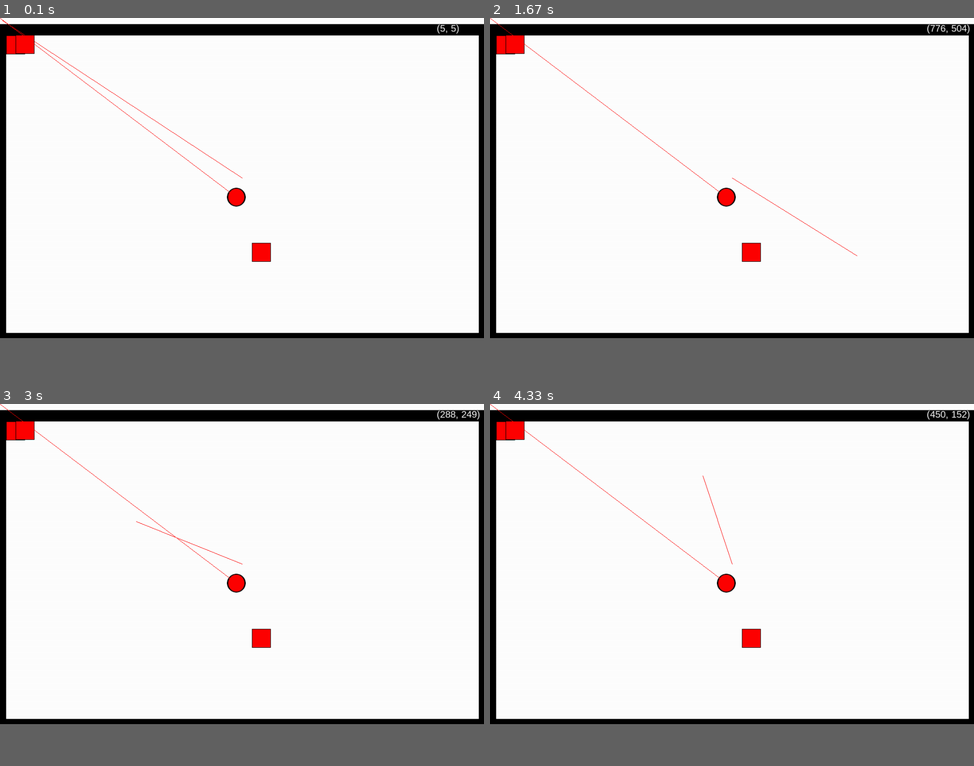
Above: before the commit, frames 1-4 (two rows, left to right).
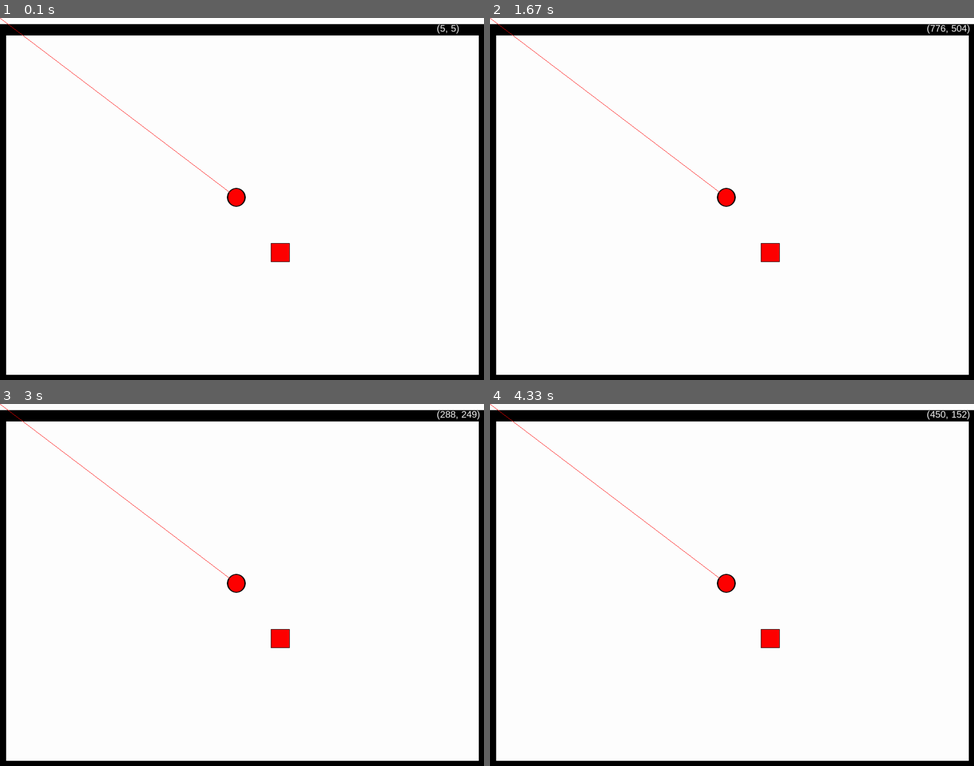
Above: after the commit, the same moments.

Repository: jonalfarlinga/lazars
Game: pygame game, started from lazars_main.py
Same seed, same stepped clock (60 frames per second), same inputs: the game is played once before the commit and once after it.
Inputs (mouse positions are in pixels of both pictures, inside the frame that each line leads up to):
- Up to frame 1 (0.1 s): no input
- Up to frame 2 (1.67 s): press the mouse at (615, 202) at 0.37 s; move the mouse to (698, 238) at 0.47 s; release the mouse at (780, 278) at 0.6 s; press the mouse at (615, 202) at 0.7 s; move the mouse to (702, 217) at 0.8 s; release the mouse at (790, 231) at 0.93 s; press the mouse at (615, 202) at 1.03 s; move the mouse to (664, 246) at 1.13 s; release the mouse at (707, 293) at 1.27 s; press the mouse at (615, 202) at 1.37 s; move the mouse to (736, 227) at 1.47 s; release the mouse at (857, 256) at 1.6 s
- Up to frame 3 (3 s): press the mouse at (125, 588) at 1.7 s; move the mouse to (266, 635) at 1.8 s; release the mouse at (411, 679) at 1.93 s; press the mouse at (125, 588) at 2.03 s; move the mouse to (232, 556) at 2.13 s; release the mouse at (343, 519) at 2.27 s; press the mouse at (125, 588) at 2.37 s; move the mouse to (237, 541) at 2.47 s; release the mouse at (353, 494) at 2.6 s; press the mouse at (125, 588) at 2.7 s; move the mouse to (130, 556) at 2.8 s; release the mouse at (135, 519) at 2.93 s
- Up to frame 4 (4.33 s): press the mouse at (615, 588) at 3.03 s; move the mouse to (601, 653) at 3.13 s; release the mouse at (581, 718) at 3.27 s; press the mouse at (615, 588) at 3.37 s; move the mouse to (625, 599) at 3.47 s; release the mouse at (635, 613) at 3.6 s; press the mouse at (615, 588) at 3.7 s; move the mouse to (746, 628) at 3.8 s; release the mouse at (882, 671) at 3.93 s; press the mouse at (615, 588) at 4.03 s; move the mouse to (659, 530) at 4.13 s; release the mouse at (702, 476) at 4.27 s
The window is 900x596 before the commit and 900x674 after it. Grey fills any space a smaller window leaves; there, only what the larger window draws over its background counts as a difference.

The runs differ from the first frame. In frame 1, 4.2% of the frame differs, in the area x 0-100%, y 0-100%; in frame 2, 4.1%; in frame 3, 4.1%; in frame 4, 4.1%.

Commit message:
Revert "finds first bounce"
This reverts commit 46549a47b575426482d3e9178d7120bb80aecd19.

Diff:
--- a/constants.py
+++ b/constants.py
@@ -1,6 +1,7 @@
 # initialize assets
 SCREEN_WIDTH = 1024
-SCREEN_HEIGHT = 679
+SCREEN_HEIGHT = 767
+BORDER_WIDTH = 12
 BORDER_WIDTH = 12
 TOP_PAD = 24
 
--- a/debug_me.py
+++ b/debug_me.py
@@ -5,7 +5,6 @@
 def debug(mouse_pos, screen, blocks):
     font = pygame.font.SysFont("Arial", 20)
     track = font.render(str(mouse_pos), True, (255, 255, 255))
-    pygame.draw.line(screen, RED, (SCREEN_WIDTH//2, SCREEN_HEIGHT//2,), mouse_pos)
     screen.blit(track, (SCREEN_WIDTH-100, 10))
     for block in blocks:
         if hasattr(block, "blit_sprite"):
@@ -14,6 +13,3 @@
                 print("COLLISION" + str(block))
         elif block.collidepoint(mouse_pos):
             print("COLLISION" + str(block))
-    for event in pygame.event.get():
-        if event.type == pygame.MOUSEBUTTONUP:
-            print(pygame.mouse.get_pos())
--- a/lazars_main.py
+++ b/lazars_main.py
@@ -33,7 +33,7 @@
         self.image = pygame.image.load(os.path.join("assets", "player.png"))
         self.rect = self.image.get_rect()
         self.rect.center = (SCREEN_WIDTH//2, SCREEN_HEIGHT//2)
-        self.direction = 75  # facing in degrees
+        self.direction = 45  # facing in degrees
 
     def blit_sprite(self, surface):
         surface.blit(
@@ -101,7 +101,6 @@
 walls = pygame.sprite.Group()
 for wall in maps.testmap():
     walls.add(wall)
-walls.add(maps.Wall((53,56)))
 
 player = Player()
 player.rect.center = (500, 380)
--- a/maps.py
+++ b/maps.py
@@ -5,6 +5,7 @@
 map builders
 Linting is ignored in this file for "Line is too long"
 '''
+
 
 
 class Wall(pygame.sprite.Sprite):
@@ -19,7 +20,7 @@
     def blit_sprite(self, surface):
         surface.blit(
             source=self.image,
-            dest=(self.rect.centerx-self.image.get_size()[0]//2,
+            dest=(self.rect.centerx+self.image.get_size()[0]//2,
                   self.rect.centery-self.image.get_size()[1]//2)
         )
 
@@ -44,7 +45,7 @@
     '''
     X = 1
     map = [
-        [1, 0, 0, 0, 0, 0, 0, 0, 0, 0, 0, 0, 0, 0, 0, 0, 0, 0, 0, 0, 0, 0, 0, 0,],
+        [0, 0, 0, 0, 0, 0, 0, 0, 0, 0, 0, 0, 0, 0, 0, 0, 0, 0, 0, 0, 0, 0, 0, 0,],
         [0, 0, 0, 0, 0, 0, 0, 0, 0, 0, 0, 0, 0, 0, 0, 0, 0, 0, 0, 0, 0, 0, 0, 0,],
         [0, 0, 0, 0, 0, 0, 0, 0, 0, 0, 0, 0, 0, 0, 0, 0, 0, 0, 0, 0, 0, 0, 0, 0,],
         [0, 0, 0, 0, 0, 0, 0, 0, 0, 0, 0, 0, 0, 0, 0, 0, 0, 0, 0, 0, 0, 0, 0, 0,],
--- a/vector_math.py
+++ b/vector_math.py
@@ -16,7 +16,6 @@
             (point1[0] - point2[1]) ** 2 +
             (point1[0] - point2[1]) ** 2
     )
-    return distance
 
 
 # returns y2
@@ -28,29 +27,30 @@
 
 def calculate_line(source, deg, rects):
     line_segments = []
-    while source and len(line_segments) < 3:
+    while len(line_segments) < 3:
         bounce = None
         x1, y1 = source
-        uv = deg_to_vector(deg)
-        if uv[0] > 0:
+        uvx, uvy = deg_to_vector(deg)
+        if uvx > 0:
             collisions = []
             for x2 in range(x1+1, SCREEN_WIDTH):
-                y2 = int(
-                    linear_eq(source, x2, uv)
+                y2 = (
+                    y1 + ((x2 - x1) / uvx) * uvy
                 )
                 for rect in rects:
                     if rect.collidepoint((x2, y2)):
                         collisions.append((x2, y2))
             if len(collisions) > 0:
-                bounce = (collisions[-1])
+                bounce = (source, collision[0])
                 for collision in collisions:
-                    if distance(source, collision) < distance(source, bounce):
-                        bounce = collision
-            else:
-                bounce = None
+                    if distance(source, collision):
+                        bounce = (source, collision)
+                else:
+                    bounce = None
             line_segments.append((source, bounce))
         if bounce:
             source = bounce
         else:
-            bounce = None
+            bounce = (0, 0)
+            break
     return line_segments
